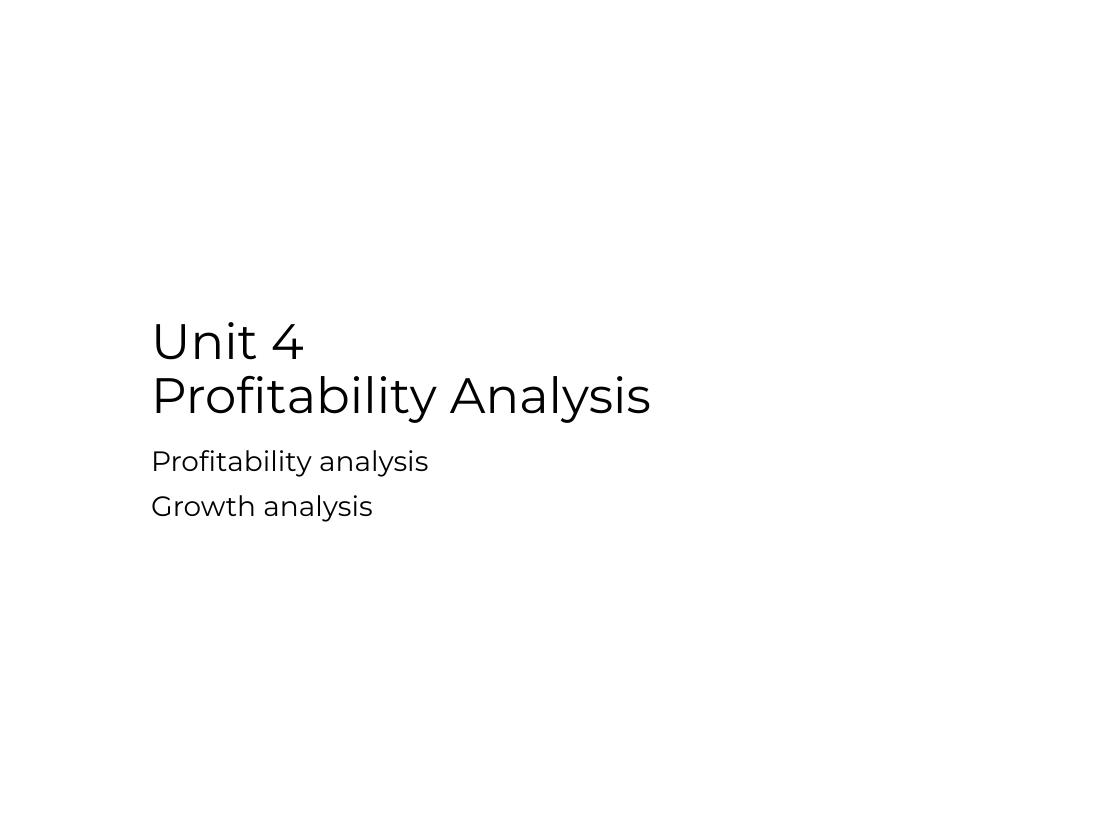
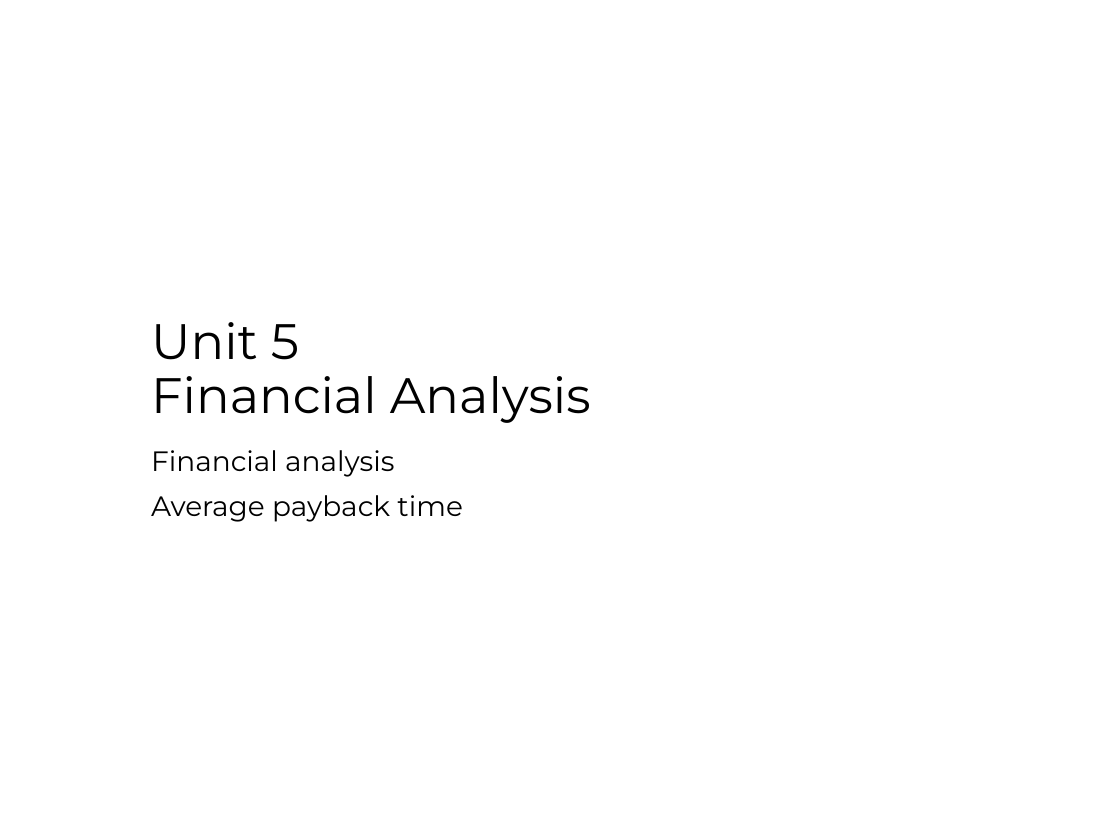
Before and after one commit to jorgegallud-boop/FSA, a slide deck: slide 1 of source-pptx/05.pptx. Drawn at 1120x840 pixels with LibreOffice and Linux fonts; fonts in the diff are those of the drawing. Boxes give left, top, right and bottom in pixels: in the first picture for what was removed or moved away, otherwise in the second. Text is boxed around its words. In the diff, an @@ line names an element or a change of style, - is before the commit and + after.

```diff
--- a/source-pptx/05.pptx
+++ b/source-pptx/05.pptx
@@ title at bbox=[151, 322, 591, 423]: text changed @@
-Unit 4
-Profitability Analysis
+Unit 5
+Financial Analysis
@@ subtitle at bbox=[151, 450, 463, 522]: text changed @@
-Profitability analysis
-Growth analysis
+Financial analysis
+Average payback time
```
Also in this commit, not shown: 2 slides added, 12 slides removed, 22 other files.
